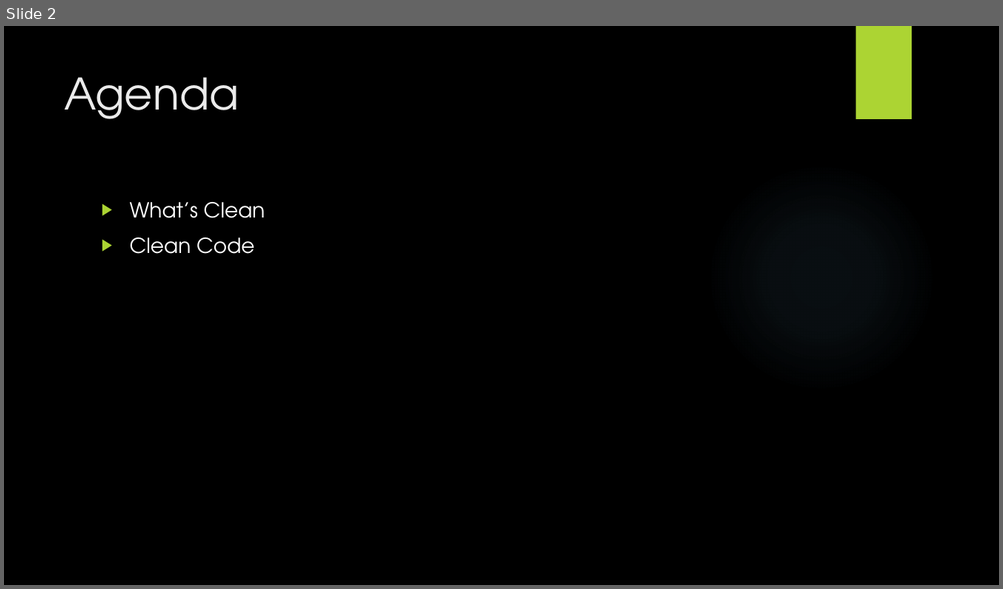
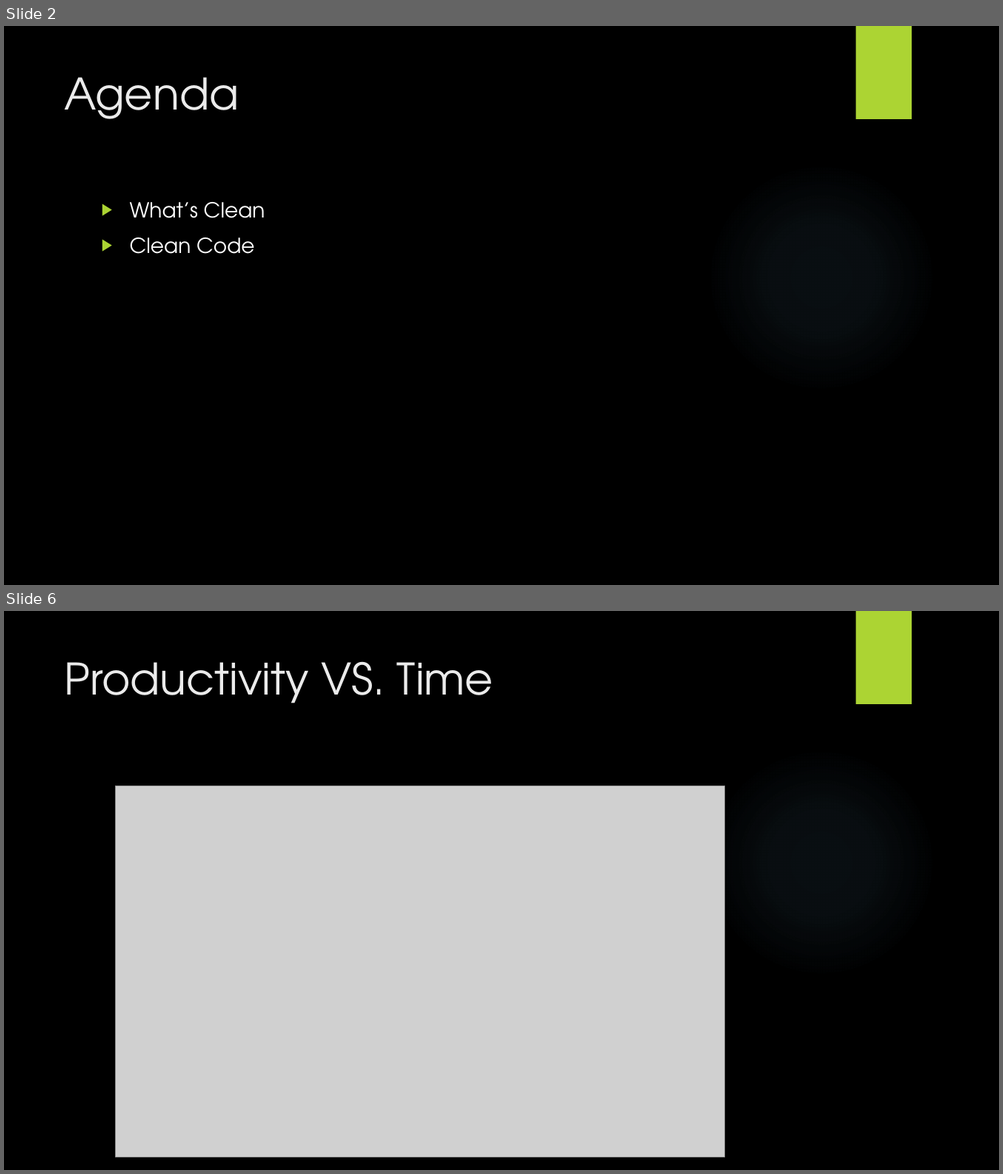
Before and after one commit to wanglifeng/PPT, a slide deck: Clean Code.pptx. Shown one above the other, each under a label of ours: slide 2 before the commit, slides 2 and 6 after it; the slides between them are not shown. The pictures are 1003x589 and 1003x1174 pixels, drawn with LibreOffice and Linux fonts; fonts in the diff are those of the drawing; grey boxes stand for pictures; background and template pictures are left out. Boxes give left, top, right and bottom in pixels: in the first picture for what was removed or moved away, otherwise in the second. Text is boxed around its words. In the diff, an @@ line names an element or a change of style, - is before the commit and + after.

```diff
--- a/Clean Code.pptx
+++ b/Clean Code.pptx
@@ slide 6 added at [4,611,999,1170], background picture (left out); not listed: 2 template elements that a slide beside it also shows @@
@@ title added at [64,661,493,703], 42 pt, text #EBEBEB @@
+Productivity VS. Time
@@ picture added at [115,786,724,1158] @@
```
Also in this commit, not shown: 1 slide changed, 11 other slides added, 1 slide removed.
